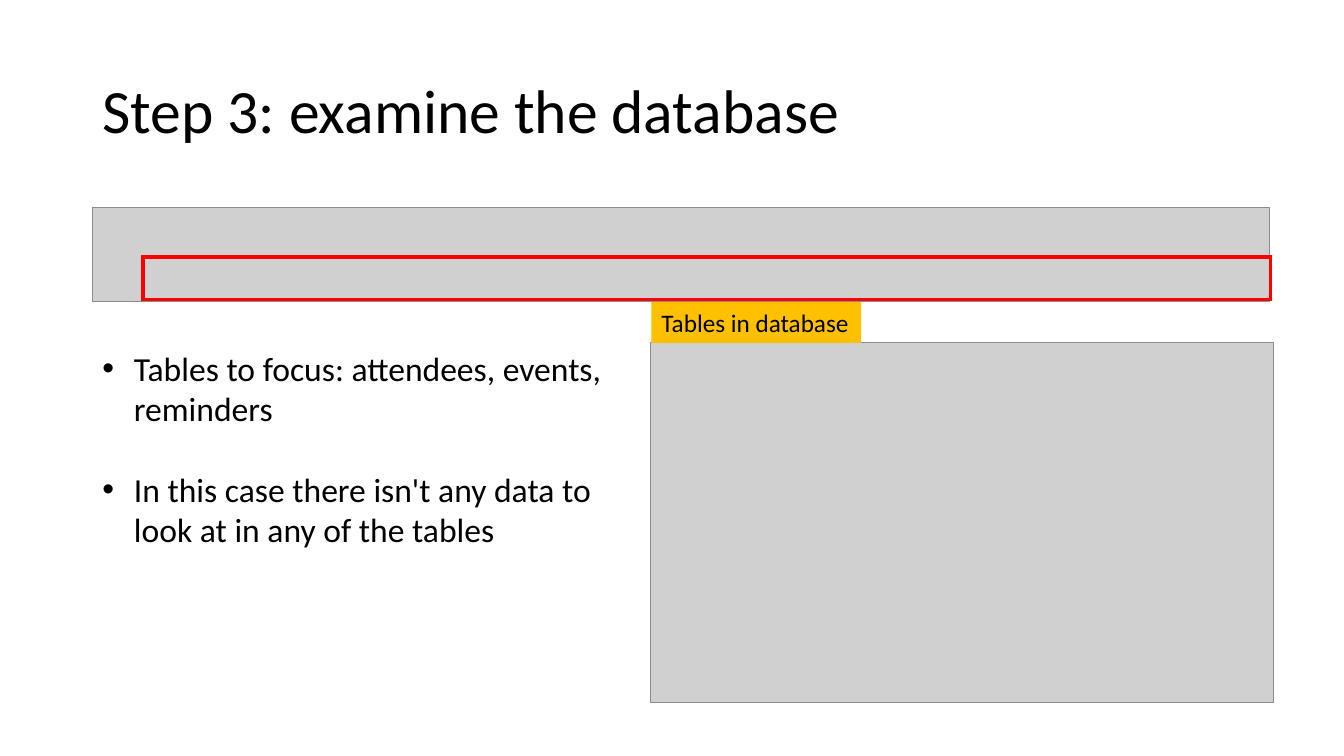
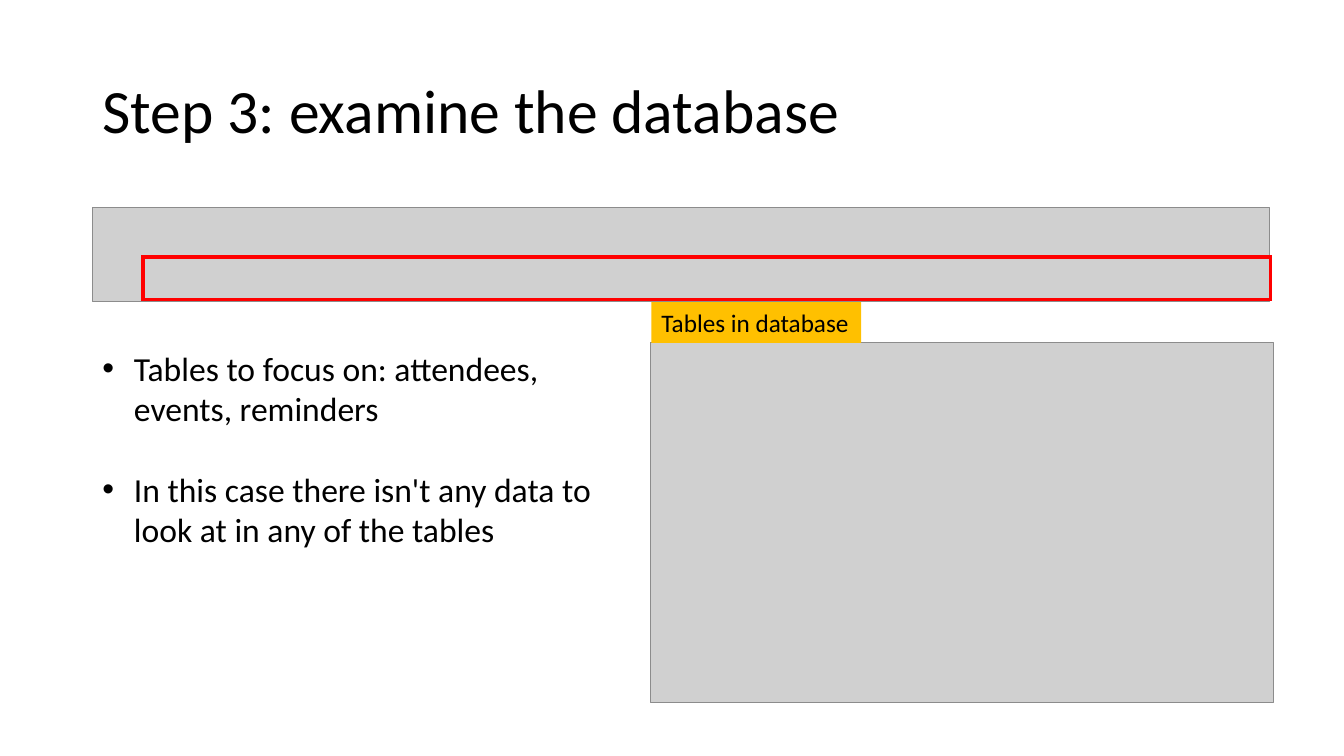
Before and after one commit to frankwxu/digital-forensics-lab, a slide deck: slide 9 of Android10/5_1_3_AOSP_App_Investigations_Calendar.pptx. Drawn at 1344x756 pixels with LibreOffice and Linux fonts; fonts in the diff are those of the drawing; grey boxes stand for pictures; background and template pictures are left out. Boxes give left, top, right and bottom in pixels: in the first picture for what was removed or moved away, otherwise in the second. Text is boxed around its words. In the diff, an @@ line names an element or a change of style, - is before the commit and + after.

```diff
--- a/Android10/5_1_3_AOSP_App_Investigations_Calendar.pptx
+++ b/Android10/5_1_3_AOSP_App_Investigations_Calendar.pptx
@@ text at box(134, 357, 538, 425): text changed @@
-• Tables to focus: attendees, events, reminders
+• Tables to focus on: attendees, events, reminders
```
Also in this commit, not shown: 1 other slide changed, 6 slides added.
